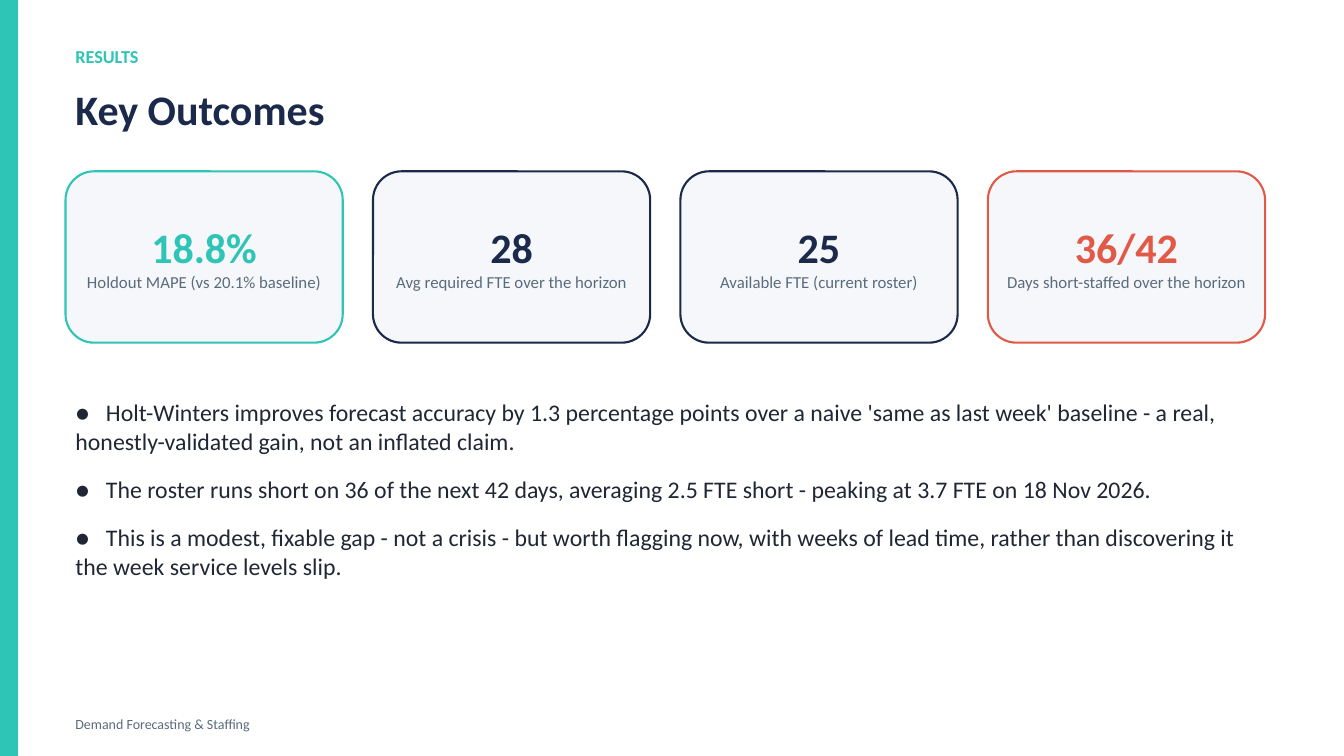
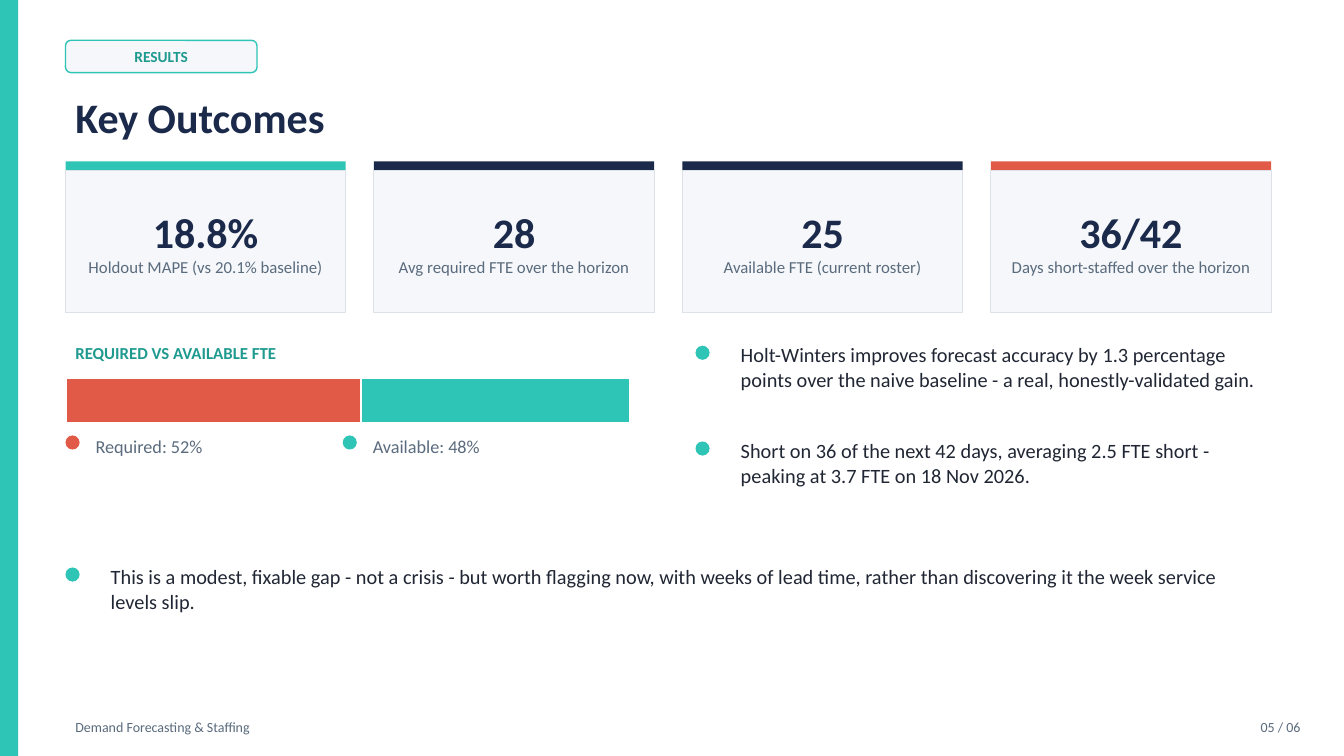
Before and after one commit to rameshpennam/ds-use-cases, a slide deck: slide 5 of usecase2_demand_forecasting/final_output/usecase2_forecast_summary.pptx. Drawn at 1344x756 pixels with LibreOffice and Linux fonts; fonts in the diff are those of the drawing. Boxes give left, top, right and bottom in pixels: in the first picture for what was removed or moved away, otherwise in the second. Text is boxed around its words. In the diff, an @@ line names an element or a change of style, - is before the commit and + after.

```diff
--- a/usecase2_demand_forecasting/final_output/usecase2_forecast_summary.pptx
+++ b/usecase2_demand_forecasting/final_output/usecase2_forecast_summary.pptx
@@ rounded rectangle "RESULTS": place and size @@
-rounded rectangle "RESULTS" at bbox=[75, 51, 138, 63]
+rounded rectangle "RESULTS" at bbox=[66, 40, 257, 73]
@@ rounded rectangle "RESULTS" at bbox=[66, 40, 257, 73]: size 13 to 11 pt, text colour #2EC4B6 to #1F9A8F; alignment left to centre; vertical alignment top to middle; fill none to #F5F7FA; outline none to #2EC4B6 1 pt @@
@@ text "Key Outcomes": place and size @@
-text "Key Outcomes" at bbox=[75, 97, 325, 132]
+text "Key Outcomes" at bbox=[75, 105, 325, 140]
@@ rectangle "18.8%": place and size @@
-rectangle "18.8%" at bbox=[66, 171, 343, 343]
+rectangle "18.8%" at bbox=[66, 170, 346, 313]
@@ rectangle "18.8%" at bbox=[66, 170, 346, 313]: rounded rectangle to rectangle; outline #2EC4B6 1.5 pt to #DDE2E8 0.75 pt @@
@@ rectangle added at bbox=[66, 161, 346, 170], fill #2EC4B6 @@
@@ rectangle "28": place and size @@
-rectangle "28" at bbox=[373, 171, 650, 343]
+rectangle "28" at bbox=[374, 170, 654, 313]
@@ rectangle "28" at bbox=[374, 170, 654, 313]: rounded rectangle to rectangle; outline #1B2A4A 1.5 pt to #DDE2E8 0.75 pt @@
@@ rectangle added at bbox=[374, 161, 654, 170], fill #1B2A4A @@
@@ rectangle "25" at bbox=[683, 170, 963, 313]: rounded rectangle to rectangle; outline #1B2A4A 1.5 pt to #DDE2E8 0.75 pt @@
@@ rectangle "25": place and size @@
-rectangle "25" at bbox=[681, 171, 958, 343]
+rectangle "25" at bbox=[683, 170, 963, 313]
@@ rectangle added at bbox=[683, 161, 963, 170], fill #1B2A4A @@
@@ rectangle "36/42": place and size @@
-rectangle "36/42" at bbox=[988, 171, 1265, 343]
+rectangle "36/42" at bbox=[991, 170, 1271, 313]
@@ rectangle "36/42" at bbox=[991, 170, 1271, 313]: rounded rectangle to rectangle; outline #E05A47 1.5 pt to #DDE2E8 0.75 pt @@
@@ rectangle added at bbox=[991, 161, 1271, 170], fill #E05A47 @@
@@ text in rectangle at bbox=[153, 219, 259, 249]: text colour #2EC4B6 to #1B2A4A in "18.8%" @@
@@ text in rectangle at bbox=[1079, 218, 1182, 250]: text colour #E05A47 to #1B2A4A in "36/42" @@
@@ text added at bbox=[75, 348, 276, 361], 12 pt, text #1F9A8F, bold @@
+REQUIRED VS AVAILABLE FTE
@@ ellipse added at bbox=[696, 346, 710, 360], fill #2EC4B6 @@
@@ text added at bbox=[741, 348, 1254, 391], 14.5 pt, text #202633 @@
+Holt-Winters improves forecast accuracy by 1.3 percentage points over the naive baseline - a real, honestly-validated gain.
@@ rectangle added at bbox=[66, 378, 361, 423], fill #E05A47, outline #FFFFFF 1.5 pt @@
@@ rectangle added at bbox=[361, 378, 630, 423], fill #2EC4B6, outline #FFFFFF 1.5 pt @@
@@ ellipse added at bbox=[66, 436, 80, 450], fill #E05A47 @@
@@ text added at bbox=[96, 440, 202, 456], 13 pt, text #5A6B7D @@
+Required: 52%
@@ ellipse added at bbox=[343, 436, 357, 450], fill #2EC4B6 @@
@@ text added at bbox=[373, 440, 479, 453], 13 pt, text #5A6B7D @@
+Available: 48%
@@ ellipse added at bbox=[696, 442, 710, 456], fill #2EC4B6 @@
@@ text added at bbox=[741, 444, 1198, 487], 14.5 pt, text #202633 @@
+Short on 36 of the next 42 days, averaging 2.5 FTE short - peaking at 3.7 FTE on 18 Nov 2026.
@@ ellipse added at bbox=[66, 568, 80, 582], fill #2EC4B6 @@
@@ text at bbox=[111, 570, 1216, 613]: text changed; size 17 to 14.5 pt @@
-● Holt-Winters improves forecast accuracy by 1.3 percentage points over a naive 'same as last week' baseline - a real, honestly-validated gain, not an inflated claim.
-● The roster runs short on 36 of the next 42 days, averaging 2.5 FTE short - peaking at 3.7 FTE on 18 Nov 2026.
-● This is a modest, fixable gap - not a crisis - but worth flagging now, with weeks of lead time, rather than discovering it the week service levels slip.
+This is a modest, fixable gap - not a crisis - but worth flagging now, with weeks of lead time, rather than discovering it the week service levels slip.
@@ text added at bbox=[1261, 722, 1300, 732], 10 pt, text #5A6B7D @@
+05 / 06
```
Also in this commit, not shown: 5 other slides changed, 19 other files.
